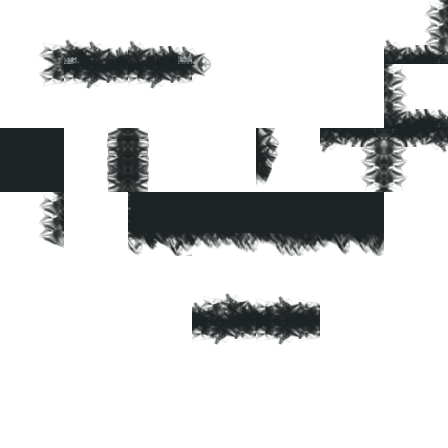
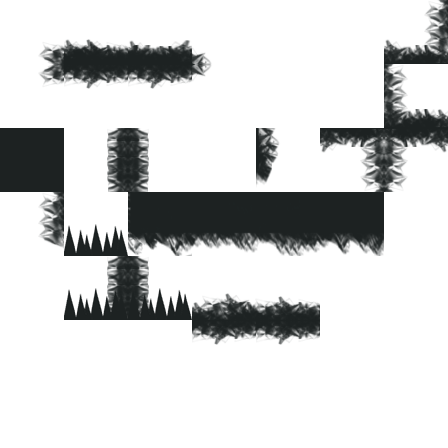
Layers edited between the first and the second 448 x 448 image:
renamed "Capa 5" to "Capa 8 copia", painted on it over [64, 39, 192, 320]
